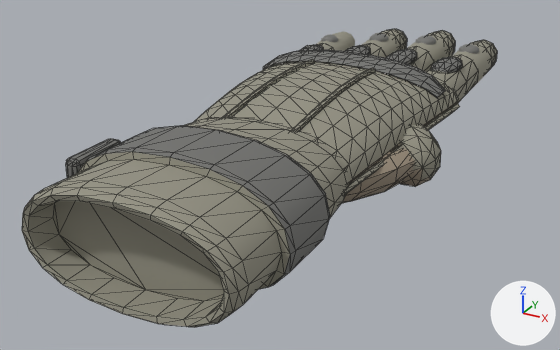
One commit to the glTF model assets/models/hands/glove_left.glb: the scene before it, then after it.
Both versions are drawn from a 50 mm camera at (0.121, -0.244, 0.098) aimed at (-0.01, -0.005, -0.022). Every picture has the same lights, and +X, +Y and +Z are marked at lower right. The older version comes first. Mesh edges are drawn as thin lines on the coarser meshes. Where no turn or scale is listed for an object, it has been applied to the vertices. Vertices at exactly the same position are counted once.

In view in the first picture: 'finger_0_0', 'finger_0_1', 'finger_1_0', 'finger_1_1', 'finger_2_1', 'finger_4_0', 'palm' and 7 more.
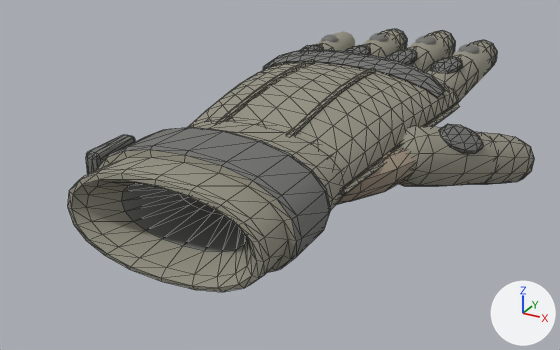
What differs and where, as boxes (x1, y1, x2, y2) in the pictures (560 x 350 px; the box of a moved part takes in the faces that stretch with it):
'palm', reshaped (10% narrower, 13% shorter)
    before: (22, 50, 460, 327)
    after: (67, 50, 460, 292)
'finger_4_0', turned
    before: (399, 125, 441, 187)
    after: (399, 124, 498, 186)
'finger_4_1', turned (not visible before)
    after: (482, 132, 535, 184)
part 1 of me_palm, moved or reshaped
    before: (66, 139, 121, 178)
    after: (86, 135, 136, 174)
part 2 of me_palm, moved or reshaped
    before: (22, 117, 350, 323)
    after: (71, 119, 345, 284)

What changed in the scene script:
```text
Change me_palm:
    used by ob_palm; location = (0.0, 0.0, 0.0)
    remove me_palm.from_pydata(...)  # 1104 vertices, 2168 faces; spans x -0.043..0.044, y -0.11..0.058, z -0.024..0.017
    add me_palm.from_pydata(...)  # 1144 vertices, 2248 faces; spans x -0.043..0.044, y -0.093..0.058, z -0.022..0.017
    me_palm part 1: the loose piece of 56 vertices spanning x -0.041..-0.036, y -0.084..-0.062, z -0.008..0.008 is moved by (0.002, 0.006, 0.0)
    me_palm part 2: 240 vertices moved from x -0.038..0.038, y -0.11..-0.04, z -0.024..0.017 to x -0.036..0.036, y -0.093..-0.04, z -0.022..0.015; 20 vertices removed from x -0.032..0.032, y -0.1, z -0.018..0.011; 60 vertices added at x -0.022..0.022, y -0.082..-0.05, z -0.013..0.006
Change ob_finger_4_0:
    ob_finger_4_0.rotation_euler: (0.0, 0.6, 0.75) -> (-0.291, 0.519, -0.63)  # degrees (0, 34, 43) -> degrees (-17, 30, -36)
```
